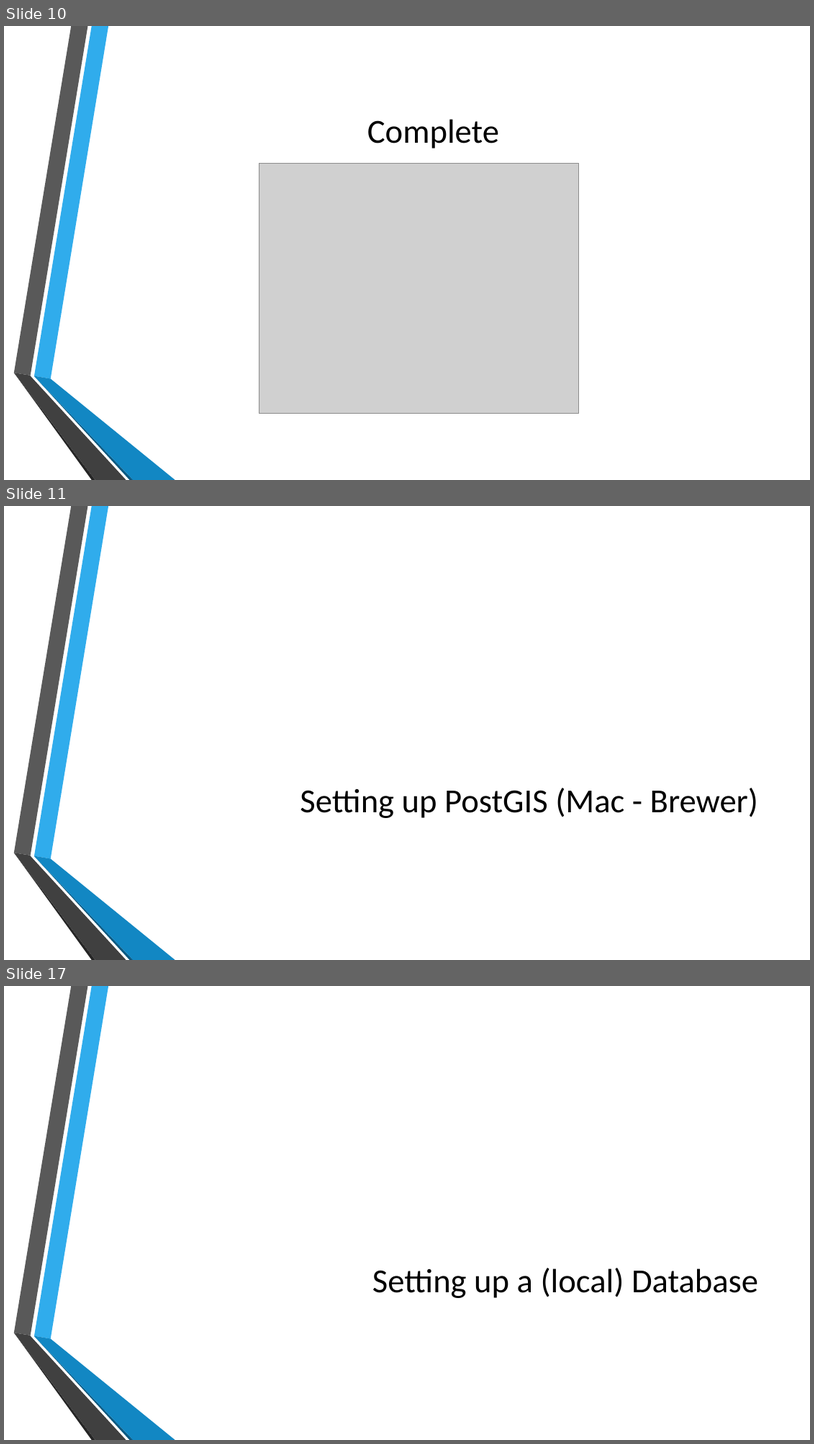
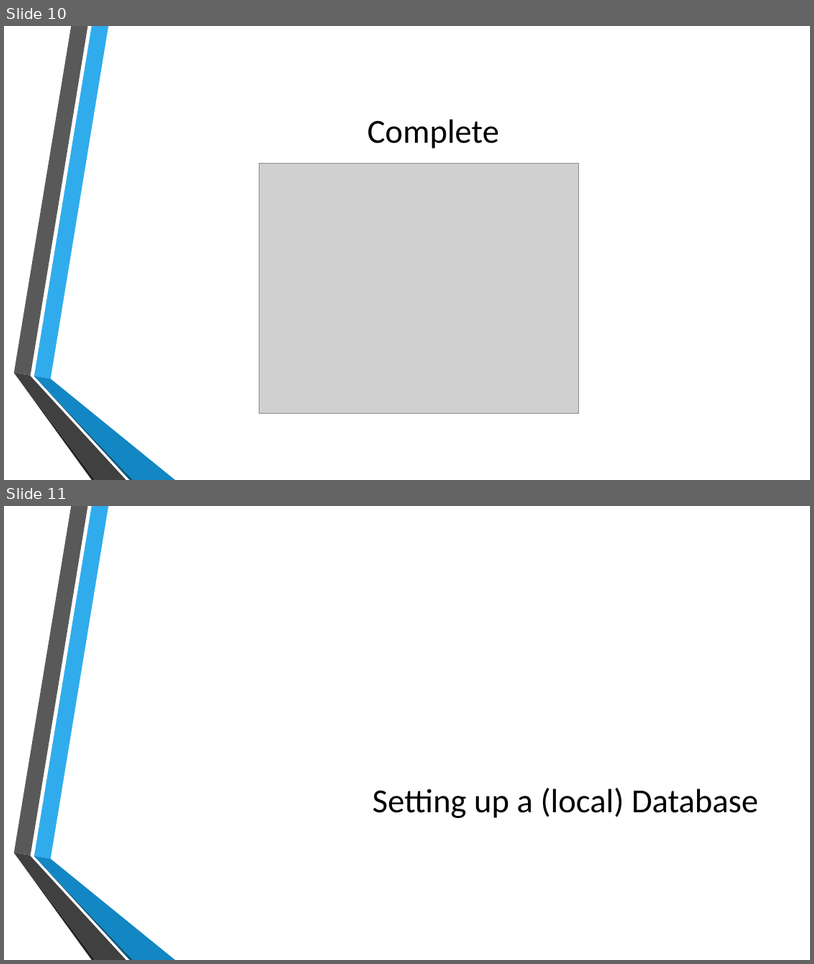
Before and after one commit to MGIS-UMN/GIS5577_week1, a slide deck: Setting_up_PostgreSQL.odp. Shown one above the other, each under a label of ours: slides 10, 11 and 17 before the commit, slides 10 and 11 after it; the slides between them are not shown. The pictures are 814x1444 and 814x964 pixels, drawn with LibreOffice and Linux fonts; fonts in the diff are those of the drawing; grey boxes stand for pictures; background and template pictures are left out. Boxes give left, top, right and bottom in pixels: in the first picture for what was removed or moved away, otherwise in the second. Text is boxed around its words. In the diff, an @@ line names an element or a change of style, - is before the commit and + after.

```diff
--- a/Setting_up_PostgreSQL.odp
+++ b/Setting_up_PostgreSQL.odp
@@ slide 11 removed at box(4, 506, 810, 960), background picture (left out); not listed: 6 template elements that a slide beside it also shows @@
@@ title removed at box(300, 788, 759, 818) @@
-Setting up PostGIS (Mac - Brewer)
@@ what was slide 17 is now slide 11 @@
```
Also in this commit, not shown: 4 slides added, 5 other slides removed, 1 other file.
